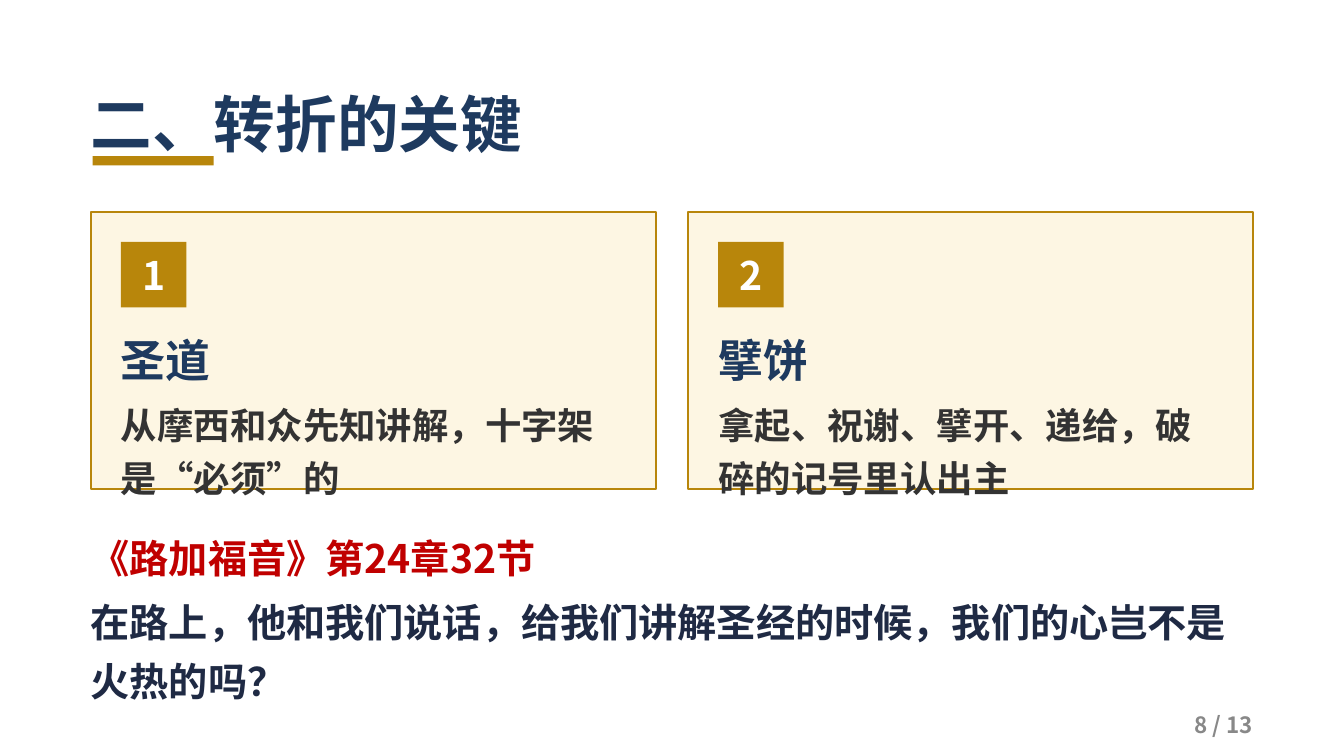
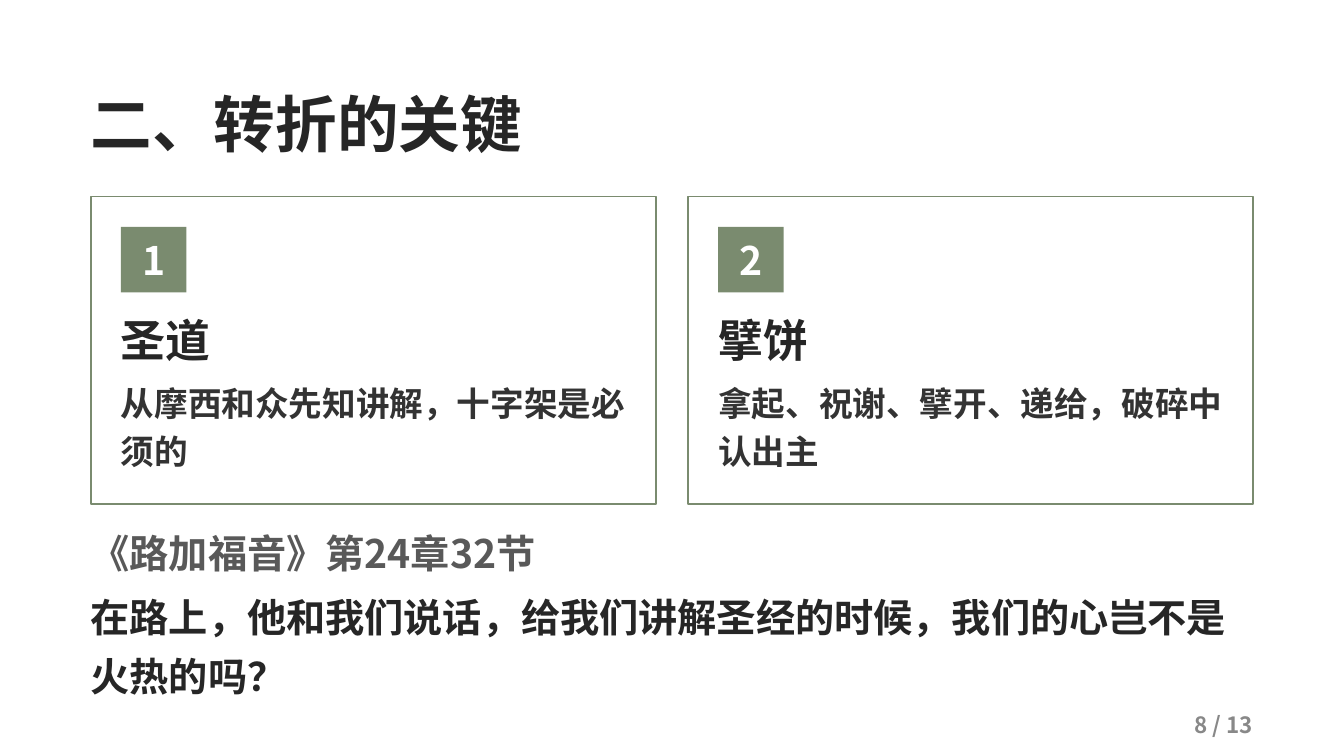
Before and after one commit to kaylechou/propresenter-lyric-tool, a slide deck: slide 8 of docs/从灰心到见证.pptx. Drawn at 1344x756 pixels with LibreOffice and Linux fonts; fonts in the diff are those of the drawing; background and template pictures are left out. Boxes give left, top, right and bottom in pixels: in the first picture for what was removed or moved away, otherwise in the second. Text is boxed around its words. In the diff, an @@ line names an element or a change of style, - is before the commit and + after.

```diff
--- a/docs/从灰心到见证.pptx
+++ b/docs/从灰心到见证.pptx
@@ text "二、转折的关键" at (x1=91, y1=94, x2=522, y2=153): text colour #1E3A5F to #262626 @@
@@ rectangle removed at (x1=93, y1=156, x2=214, y2=165) @@
@@ rectangle resized from (x1=91, y1=212, x2=656, y2=489) to (x1=91, y1=197, x2=656, y2=504) @@
@@ rectangle at (x1=91, y1=197, x2=656, y2=504): fill #FDF6E3 to #FFFFFF; outline #B8860B 1.25 pt to #7A8B6F 1.25 pt @@
@@ rectangle at (x1=689, y1=197, x2=1254, y2=504): fill #FDF6E3 to #FFFFFF; outline #B8860B 1.25 pt to #7A8B6F 1.25 pt @@
@@ rectangle resized from (x1=689, y1=212, x2=1254, y2=489) to (x1=689, y1=197, x2=1254, y2=504) @@
@@ rectangle "1" moved from (x1=121, y1=242, x2=187, y2=308) to (x1=121, y1=227, x2=187, y2=292) @@
@@ rectangle "1" at (x1=121, y1=227, x2=187, y2=292): fill #B8860B to #7A8B6F @@
@@ rectangle "2" moved from (x1=718, y1=242, x2=783, y2=308) to (x1=718, y1=227, x2=783, y2=292) @@
@@ rectangle "2" at (x1=718, y1=227, x2=783, y2=292): fill #B8860B to #7A8B6F @@
@@ text at (x1=121, y1=318, x2=211, y2=361): text colour #1E3A5F to #262626 in "圣道" @@
@@ text "圣道" moved from (x1=121, y1=338, x2=594, y2=495) to (x1=121, y1=318, x2=625, y2=467) @@
@@ text at (x1=718, y1=318, x2=808, y2=361): text colour #1E3A5F to #262626 in "擘饼" @@
@@ text "擘饼" moved from (x1=718, y1=338, x2=1191, y2=496) to (x1=718, y1=318, x2=1222, y2=467) @@
@@ text at (x1=121, y1=387, x2=625, y2=467): text changed; size 26 to 24 pt @@
-从摩西和众先知讲解，十字架是“必须”的
+从摩西和众先知讲解，十字架是必须的
@@ text at (x1=718, y1=387, x2=1222, y2=467): text changed; size 26 to 24 pt @@
-拿起、祝谢、擘开、递给，破碎的记号里认出主
+拿起、祝谢、擘开、递给，破碎中认出主
@@ text "《路加福音》第24章32节" at (x1=91, y1=534, x2=1226, y2=695): text colour #C00000 to #595959 in "《路加福音》第24章32节"; text colour #1F2A44 to #262626 in "在路上，他和我们说话，给我们讲解圣经的时候，我们的心岂不是火热的吗？" @@
```
Also in this commit, not shown: 12 other slides changed.
